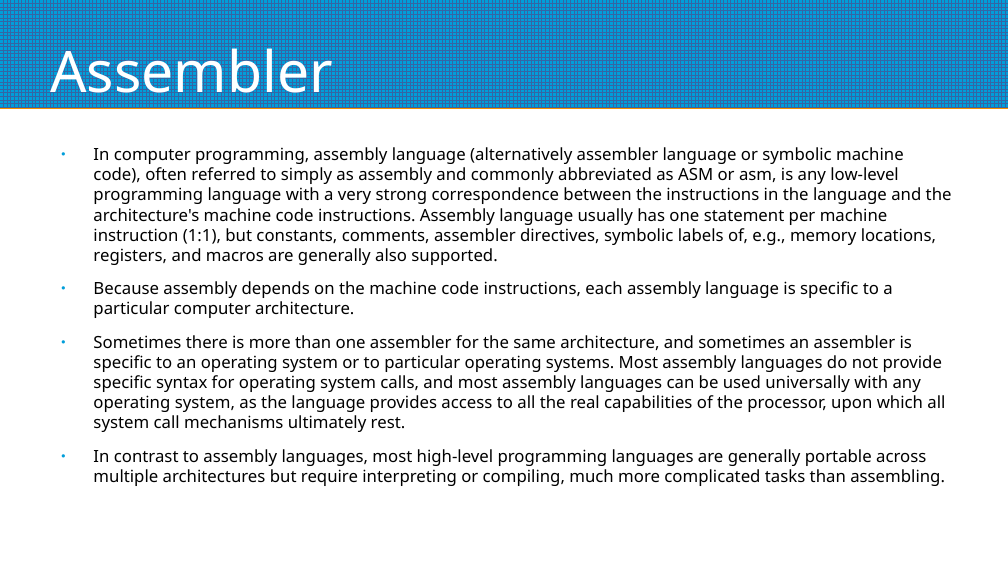
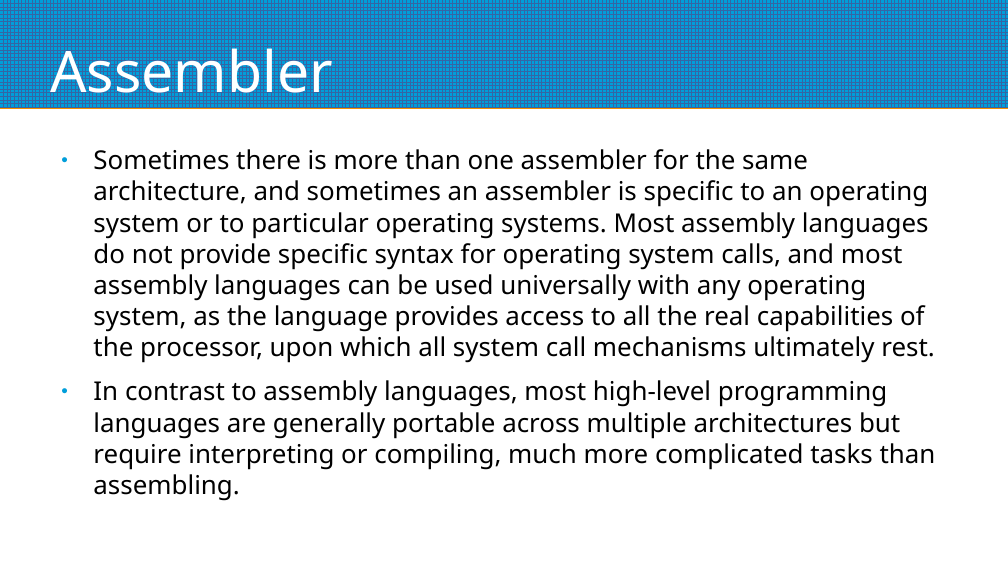
Before and after one commit to mggates39/Programming-With-CPM, a slide deck: slide 43 of CPM_Programming_Slides.odp (slide 39 before the commit). Drawn at 1008x567 pixels with LibreOffice and Linux fonts; fonts in the diff are those of the drawing. Boxes give left, top, right and bottom in pixels: in the first picture for what was removed or moved away, otherwise in the second. Text is boxed around its words. In the diff, an @@ line names an element or a change of style, - is before the commit and + after.

```diff
--- a/CPM_Programming_Slides.odp
+++ b/CPM_Programming_Slides.odp
@@ text "Sometimes there is more than ..." at [93,149,936,501]: size 13.2 to 20.4 pt @@
@@ text at [93,147,952,318]: paragraphs removed @@
-● In computer programming, assembly language (alternatively assembler language or symbolic machine code), often referred to simply as assembly and commonly abbreviated as ASM or asm, is any low-level programming language with a very strong correspondence between the instructions in the language and the architecture's machine code instructions. Assembly language usually has one statement per machine instruction (1:1), but constants, comments, assembler directives, symbolic labels of, e.g., memory locations, registers, and macros are generally also supported.
-● Because assembly depends on the machine code instructions, each assembly language is specific to a particular computer architecture.
```
Also in this commit, not shown: 11 other slides changed, 7 slides added, 2 other files.
